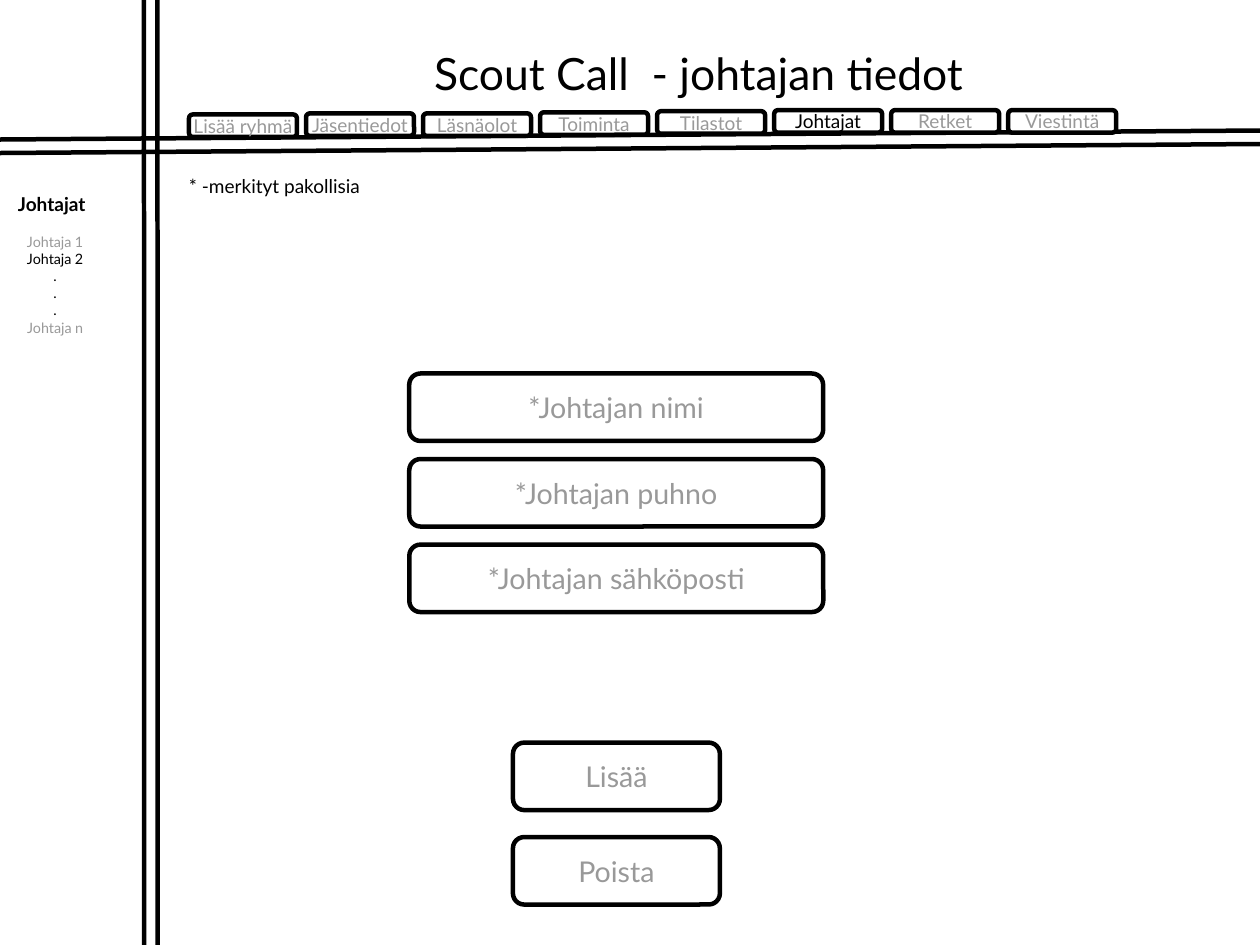
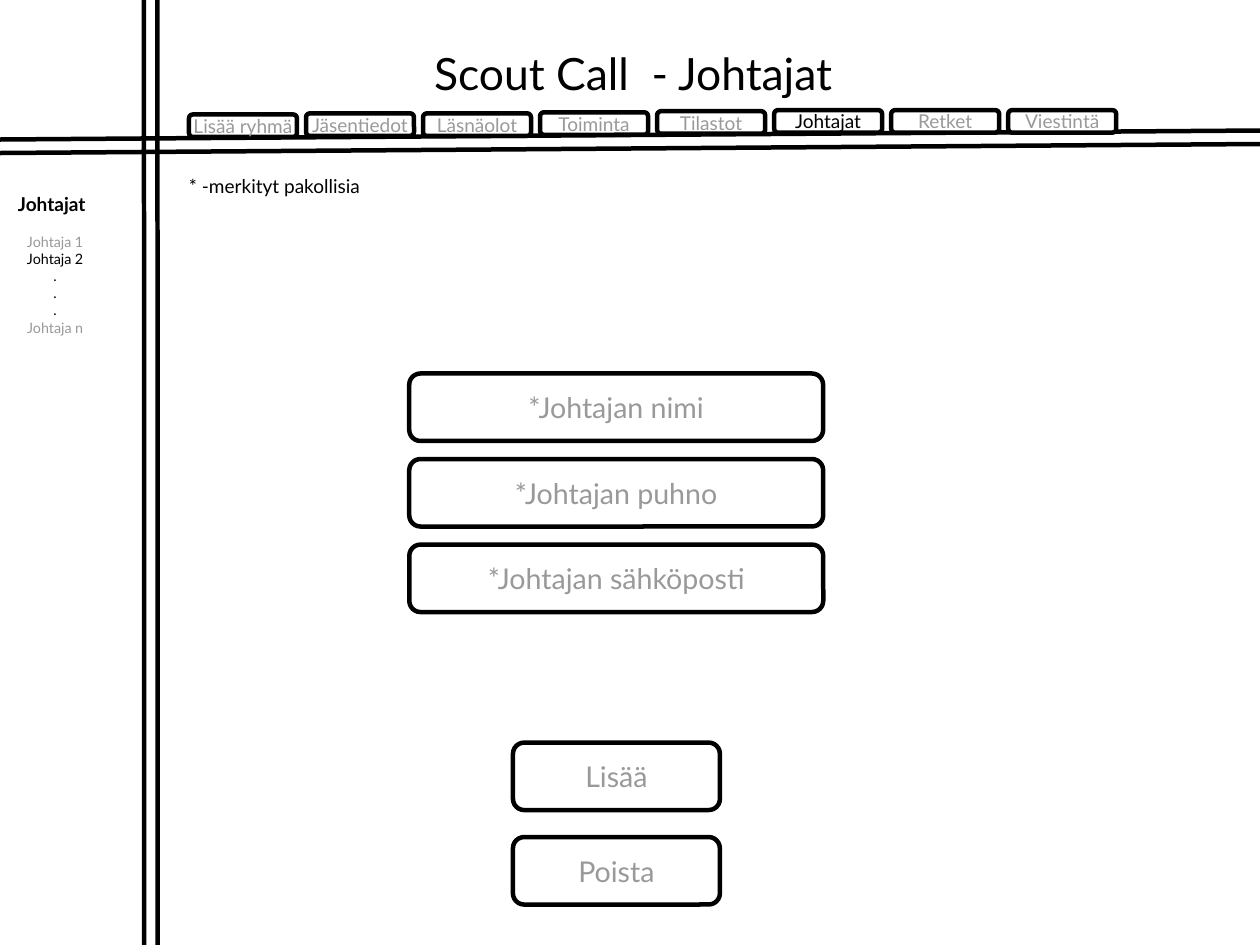
Before and after one commit to jraappan/ScoutCall, a slide deck: slide 4 of Docs/ScoutCallLayout_bw.odp. Drawn at 1260x945 pixels with LibreOffice and Linux fonts; fonts in the diff are those of the drawing. Boxes give left, top, right and bottom in pixels: in the first picture for what was removed or moved away, otherwise in the second. Text is boxed around its words. In the diff, an @@ line names an element or a change of style, - is before the commit and + after.

```diff
--- a/Docs/ScoutCallLayout_bw.odp
+++ b/Docs/ScoutCallLayout_bw.odp
@@ text at <box>434,57,832,98</box>: text changed @@
-Scout Call - johtajan tiedot
+Scout Call - Johtajat
```
Also in this commit, not shown: 4 other slides changed, 2 slides added.
